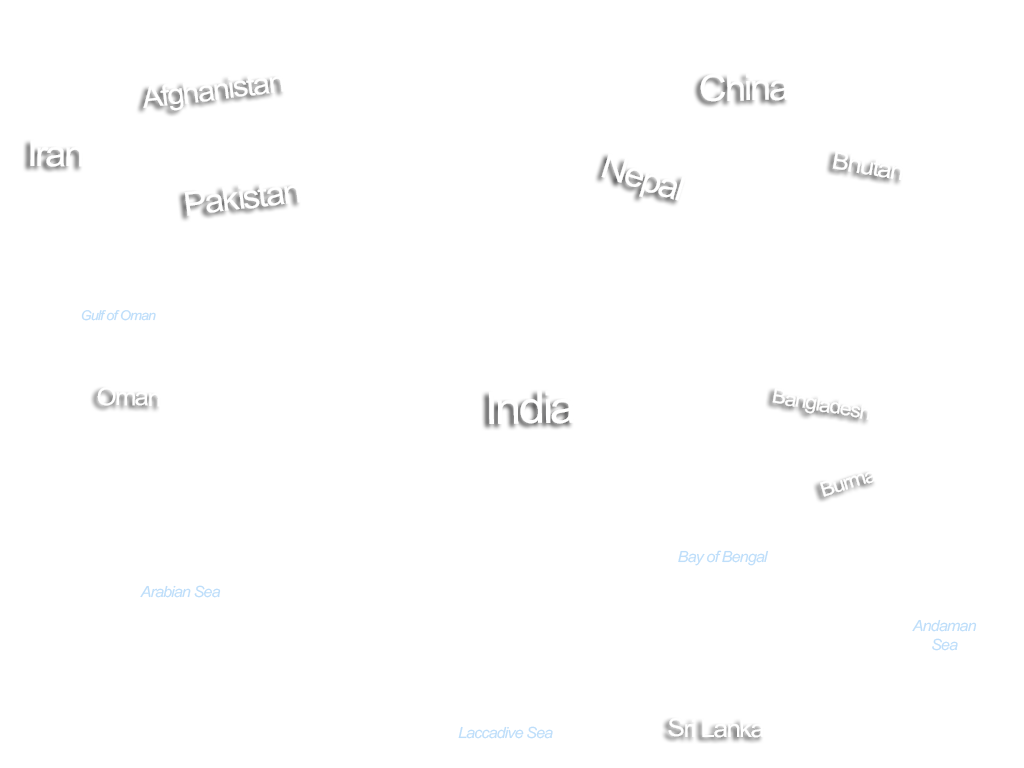
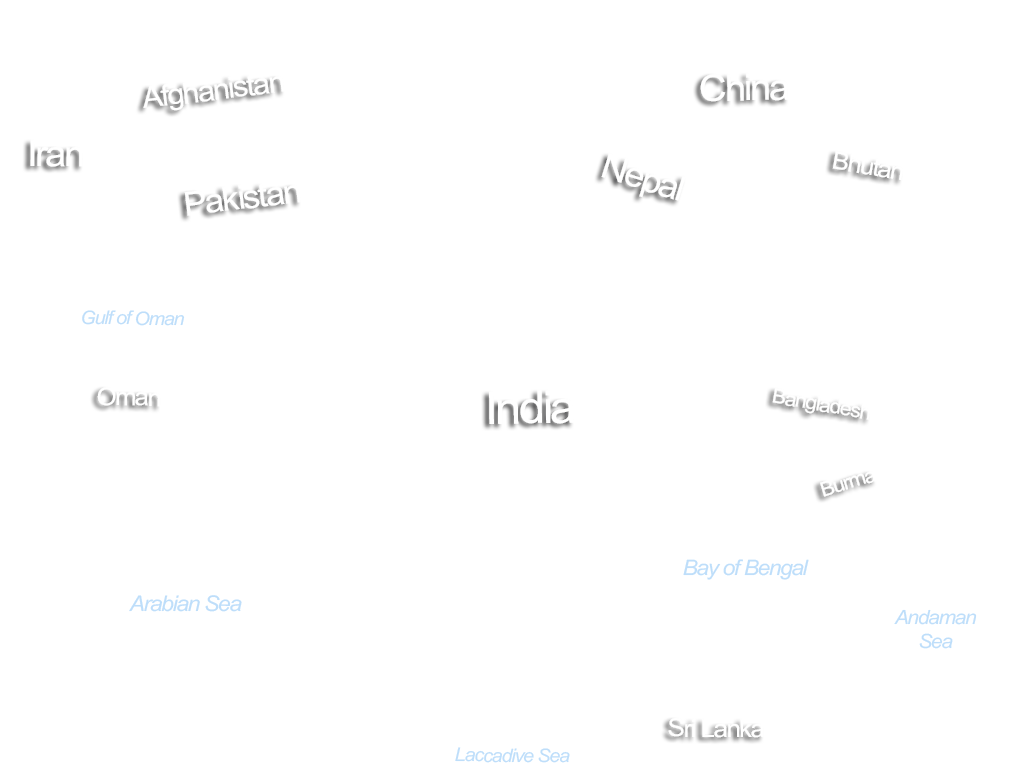
Layered file, before and after one edit (1024px x 768px). Changes by layer:
painted on "Gulf of Oman" over (81, 310, 185, 326)
painted on "Andaman Sea" over (894, 609, 977, 651)
painted on "Bay of Bengal" over (678, 550, 809, 580)
painted on "Laccadive Sea" over (455, 726, 570, 763)
painted on "Arabian Sea" over (129, 585, 242, 612)
